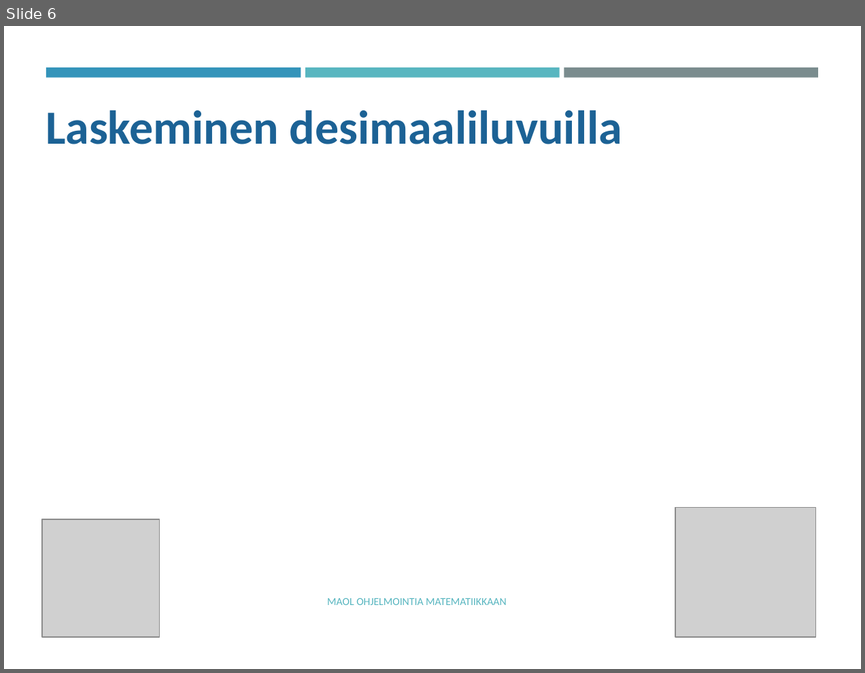
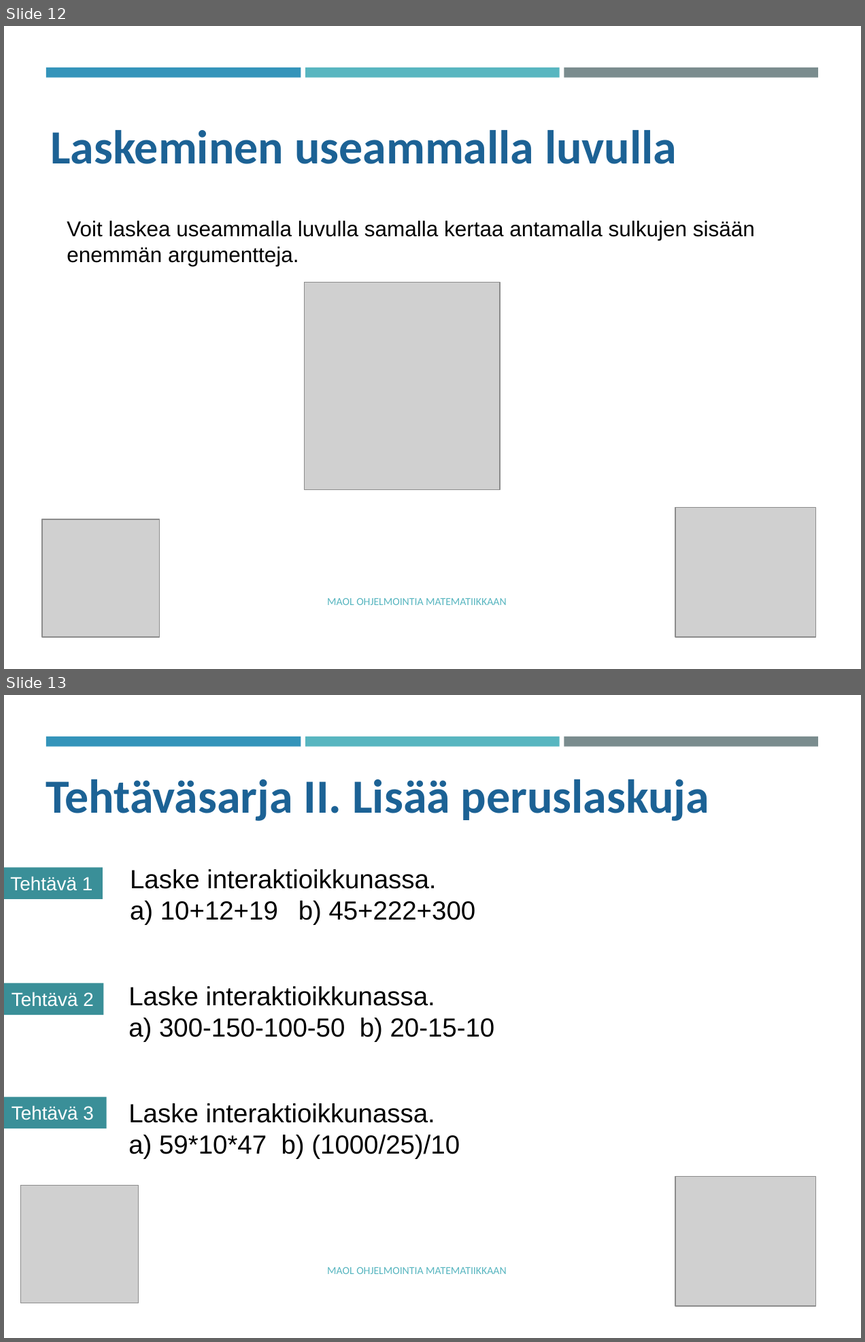
Before and after one commit to tyynetyyne/tyynetyyne.github.io, a slide deck: tehtavat/tiedostot/maol/power_point/Racket-MAOL-5-6-tutustuminen-ohjelmointiymparistoon.pptx. Shown one above the other, each under a label of ours: slide 6 before the commit, slides 12 and 13 after it. The pictures are 865x673 and 865x1342 pixels, drawn with LibreOffice and Linux fonts; fonts in the diff are those of the drawing; grey boxes stand for pictures. Boxes give left, top, right and bottom in pixels: in the first picture for what was removed or moved away, otherwise in the second. Text is boxed around its words. In the diff, an @@ line names an element or a change of style, - is before the commit and + after.

```diff
--- a/tehtavat/tiedostot/maol/power_point/Racket-MAOL-5-6-tutustuminen-ohjelmointiymparistoon.pptx
+++ b/tehtavat/tiedostot/maol/power_point/Racket-MAOL-5-6-tutustuminen-ohjelmointiymparistoon.pptx
@@ slide 13 added at (x1=4, y1=695, x2=861, y2=1338), background #FFFFFF; not listed: 3 template elements that a slide beside it also shows @@
@@ text added at (x1=45, y1=779, x2=709, y2=821), 40 pt, text #1D6294, bold @@
+Tehtäväsarja II. Lisää peruslaskuja
@@ rectangle added at (x1=4, y1=867, x2=103, y2=899), fill #3A8F98, 16 pt, text #FFFFFF @@
+Tehtävä 1
@@ text added at (x1=130, y1=869, x2=476, y2=925), 22 pt, text #000000 @@
+Laske interaktioikkunassa.
+a) 10+12+19 b) 45+222+300
@@ rectangle added at (x1=4, y1=983, x2=103, y2=1015), fill #3A8F98, 16 pt, text #FFFFFF @@
+Tehtävä 2
@@ text added at (x1=128, y1=986, x2=495, y2=1042), 22 pt, text #000000 @@
+Laske interaktioikkunassa.
+a) 300-150-100-50 b) 20-15-10
@@ rectangle added at (x1=4, y1=1097, x2=107, y2=1129), fill #3A8F98, 16 pt, text #FFFFFF @@
+Tehtävä 3
@@ text added at (x1=128, y1=1103, x2=460, y2=1159), 22 pt, text #000000 @@
+Laske interaktioikkunassa.
+a) 59*10*47 b) (1000/25)/10
@@ picture added at (x1=675, y1=1176, x2=815, y2=1305) @@
@@ picture added at (x1=21, y1=1185, x2=139, y2=1302) @@
@@ text added at (x1=327, y1=1267, x2=507, y2=1274), 9 pt, text #58B6C0 @@
+MAOL OHJELMOINTIA MATEMATIIKKAAN
@@ what was slide 6 is now slide 12 @@
@@ slide 12 changed as well @@
@@ text at (x1=50, y1=130, x2=677, y2=164): text changed @@
-Laskeminen desimaaliluvuilla
+Laskeminen useammalla luvulla
@@ text added at (x1=67, y1=220, x2=755, y2=266), 18 pt, text #000000 @@
+Voit laskea useammalla luvulla samalla kertaa antamalla sulkujen sisään enemmän argumentteja.
@@ picture added at (x1=304, y1=282, x2=499, y2=490) @@
```
Also in this commit, not shown: 6 other slides changed, 11 other slides added, 3 slides removed.
